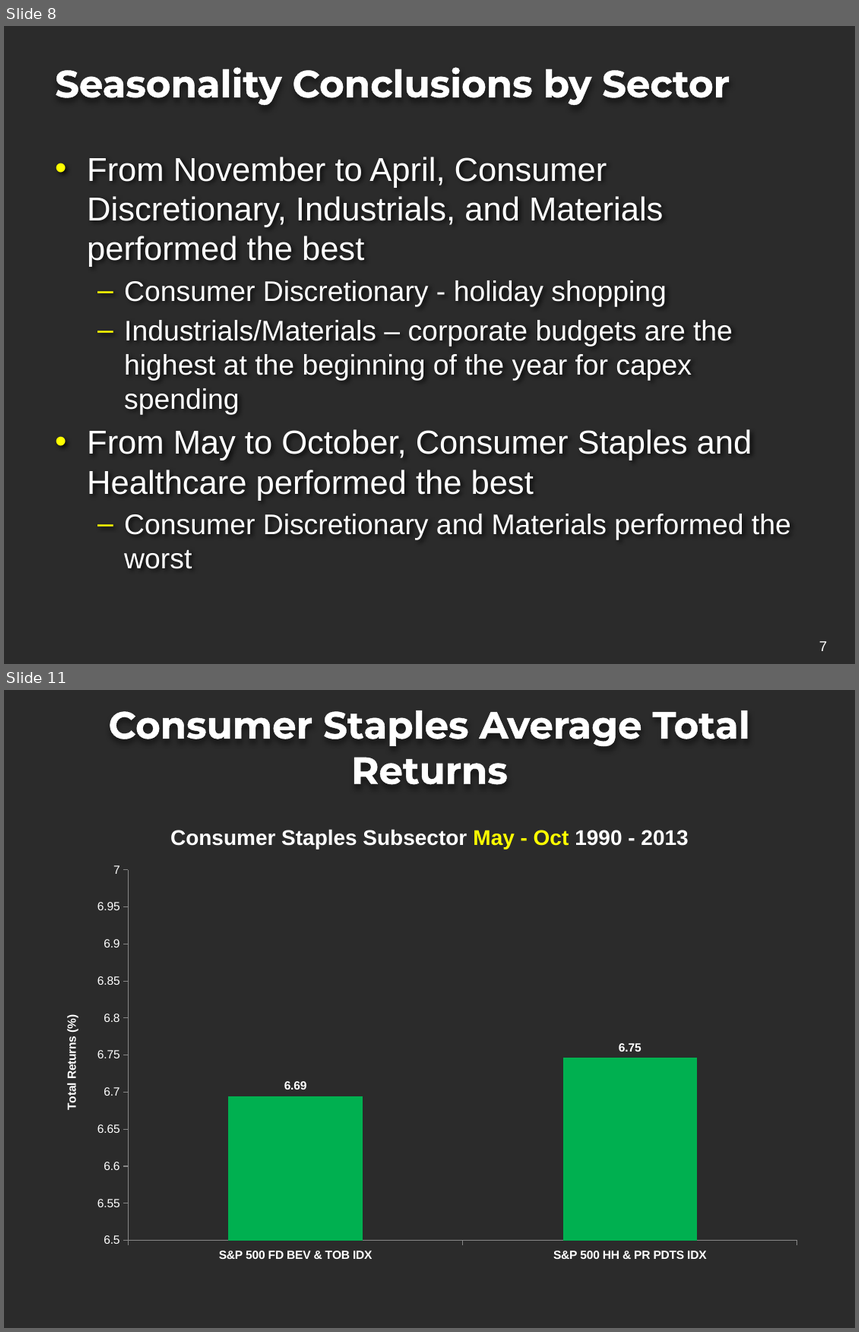
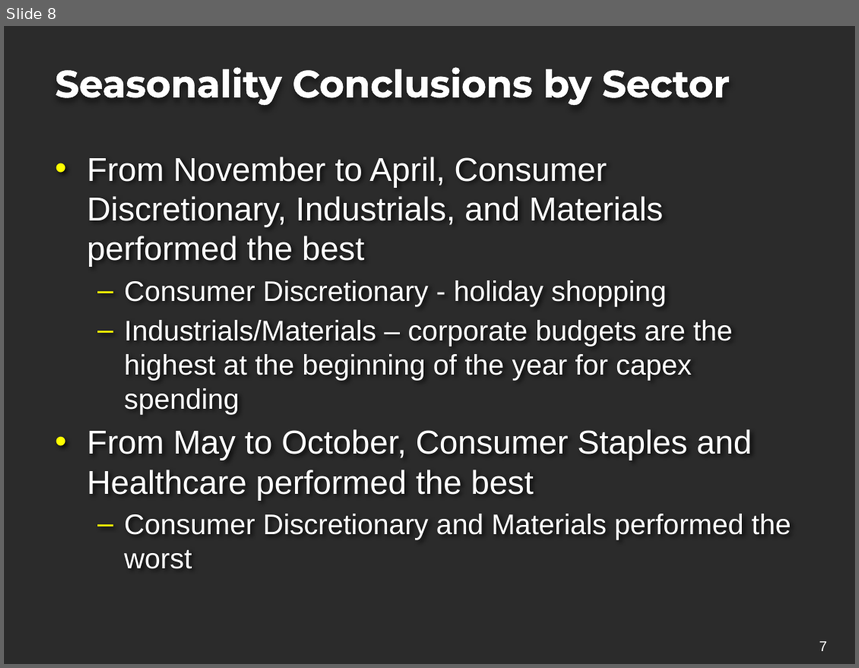
Before and after one commit to projectoneda/projectone, a slide deck: WF_Portfolio Project_Sector Trends and ETF Strategy.pptx. Shown one above the other, each under a label of ours: slides 8 and 11 before the commit, slide 8 after it; the slides between them are not shown. The pictures are 859x1332 and 859x668 pixels, drawn with LibreOffice and Linux fonts; fonts in the diff are those of the drawing; background and template pictures are left out; a plain dark background stands for a picture behind light text. Boxes give left, top, right and bottom in pixels: in the first picture for what was removed or moved away, otherwise in the second. Text is boxed around its words. In the diff, an @@ line names an element or a change of style, - is before the commit and + after.

```diff
--- a/WF_Portfolio Project_Sector Trends and ETF Strategy.pptx
+++ b/WF_Portfolio Project_Sector Trends and ETF Strategy.pptx
@@ slide 11 removed at bbox=[4, 690, 855, 1328], background picture (left out) @@
@@ title removed at bbox=[109, 711, 750, 785] @@
-Consumer Staples Average Total Returns
@@ column chart removed at bbox=[47, 808, 813, 1271] @@
-title "Consumer Staples Subsector May - Oct 1990 - 2013"
-categories: S&P 500 FD BEV & TOB IDX, S&P 500 HH & PR PDTS IDX
-Series 1: 6.69, 6.75
```
Also in this commit, not shown: 17 other slides removed, 1 other file.
